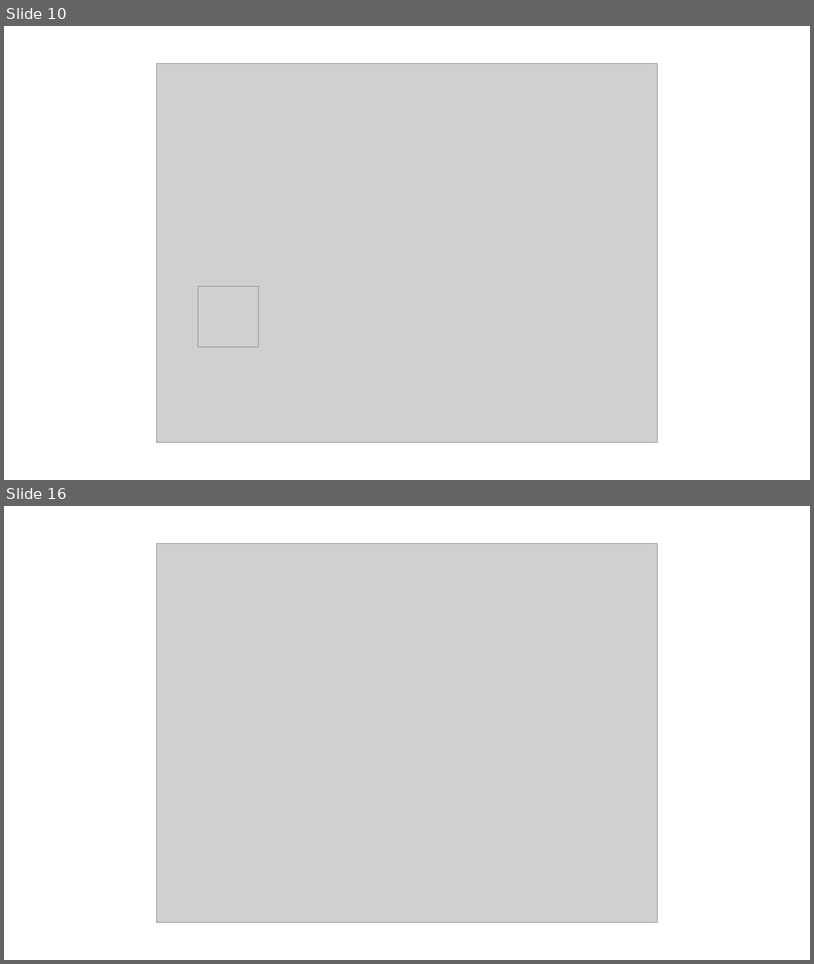
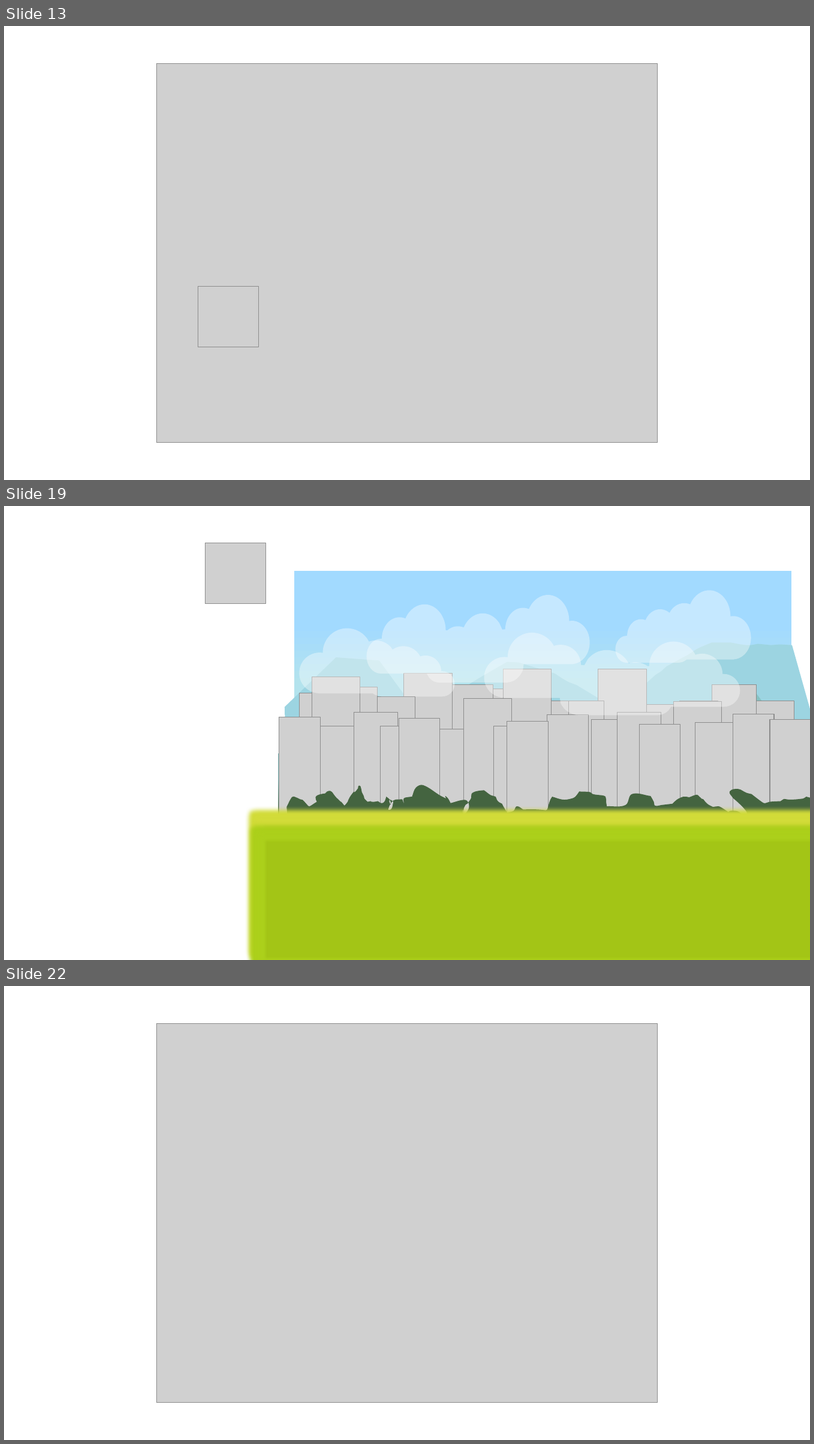
Before and after one commit to AmeliaTYR/SlimeFighter, a slide deck: otherFiles/art.pptx. Shown one above the other, each under a label of ours: slides 10 and 16 before the commit, slides 13, 19 and 22 after it; the slides between them are not shown. The pictures are 814x964 and 814x1444 pixels, drawn with LibreOffice and Linux fonts; fonts in the diff are those of the drawing; grey boxes stand for pictures; background and template pictures are left out. Boxes give left, top, right and bottom in pixels: in the first picture for what was removed or moved away, otherwise in the second. Text is boxed around its words. In the diff, an @@ line names an element or a change of style, - is before the commit and + after.

```diff
--- a/otherFiles/art.pptx
+++ b/otherFiles/art.pptx
@@ slide 19 added at (4,506,810,960), background #FFFFFF @@
@@ picture added at (206,543,266,603) @@
@@ freeform shape added at (367,590,752,682), fill #FFFFFF at 38% opacity @@
@@ freeform shape added at (299,628,740,715), fill #FFFFFF at 38% opacity @@
@@ group added at (300,669,795,816): 15 pictures @@
@@ picture added at (279,717,320,817) @@
@@ picture added at (399,718,440,818) @@
@@ group added at (316,699,810,824): 15 pictures @@
@@ group added at (278,571,810,933): 2 rectangles, 2 freeform shapes @@
@@ freeform shape added at (287,785,810,960), fill #446440 @@
@@ rectangle added at (263,823,810,946), fill #C6CF32 @@
@@ rectangle added at (263,838,810,960), fill #A3C516 @@
@@ what was slide 10 is now slide 13 @@
@@ what was slide 16 is now slide 22 @@
```
Also in this commit, not shown: 6 slides changed, 7 other slides added, 35 other files.
